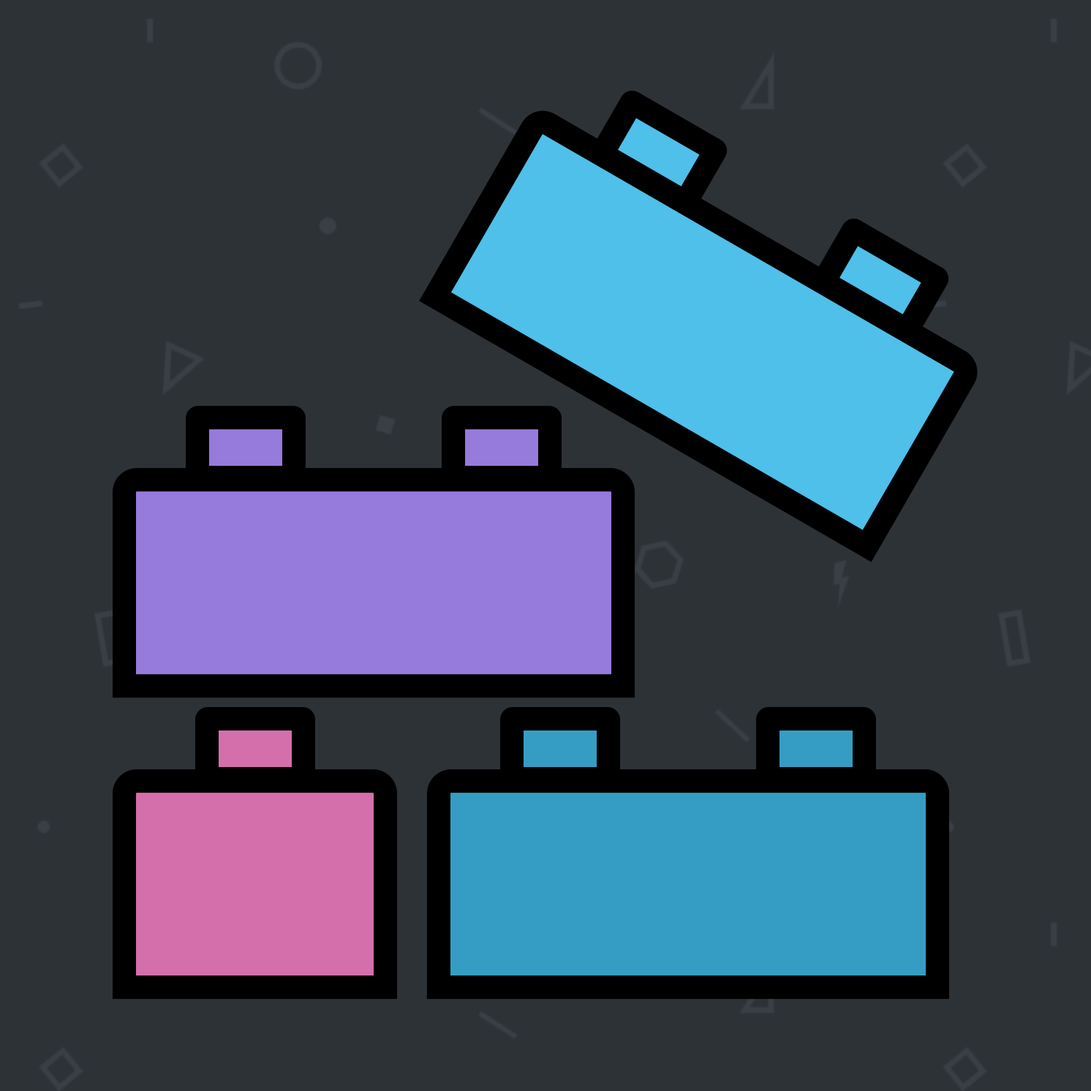
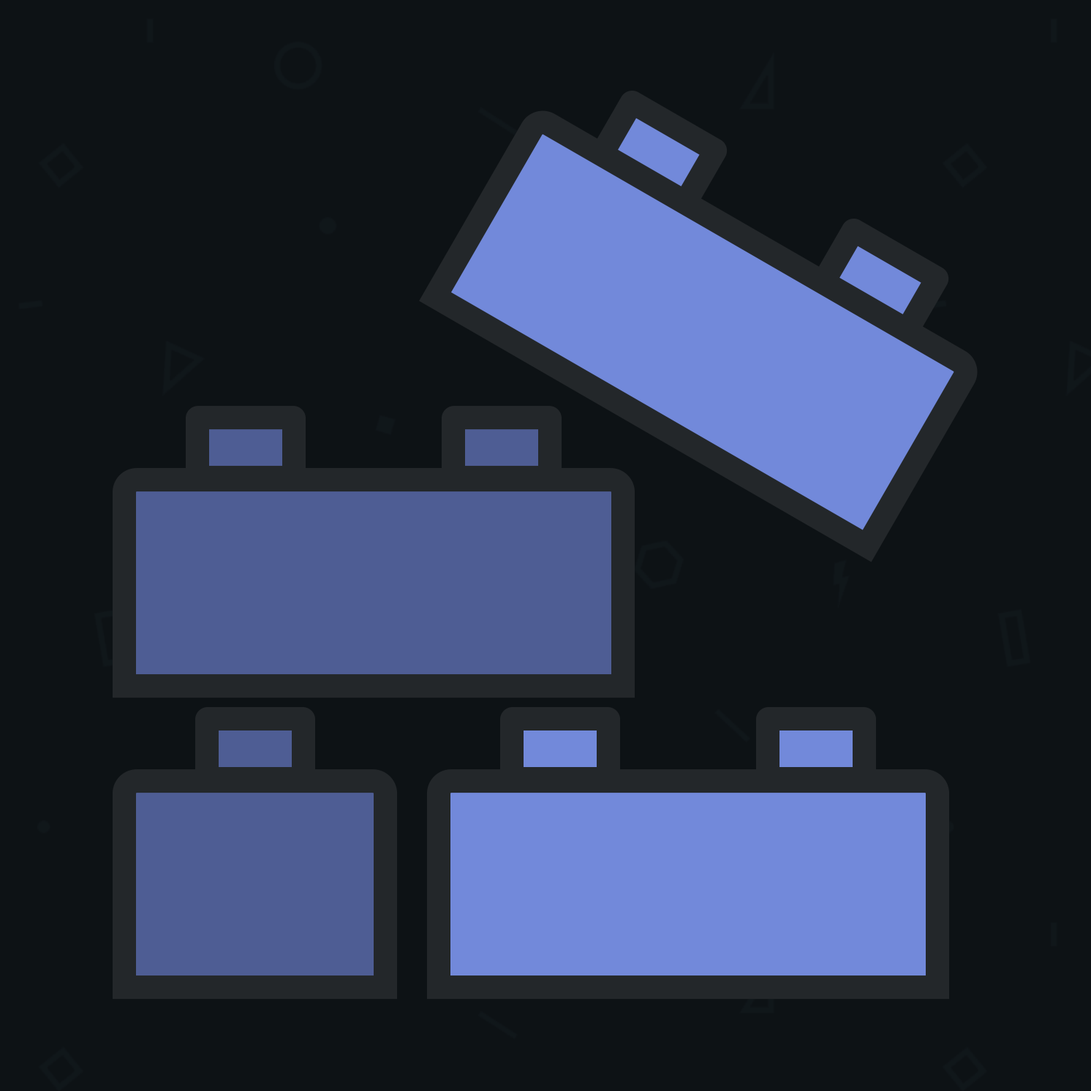
The second (1091, 1091) image is a revision of the first. Changes to its layers:
added layer "icon_blurple" above "icon" over left=112, top=90, right=979, bottom=1001
hid "icon" over left=112, top=90, right=979, bottom=1001
added group "Group 1" with 1 layers over left=0, top=0, right=1091, bottom=1091
moved "BG" into group "Group 1" over left=0, top=0, right=1091, bottom=1091
